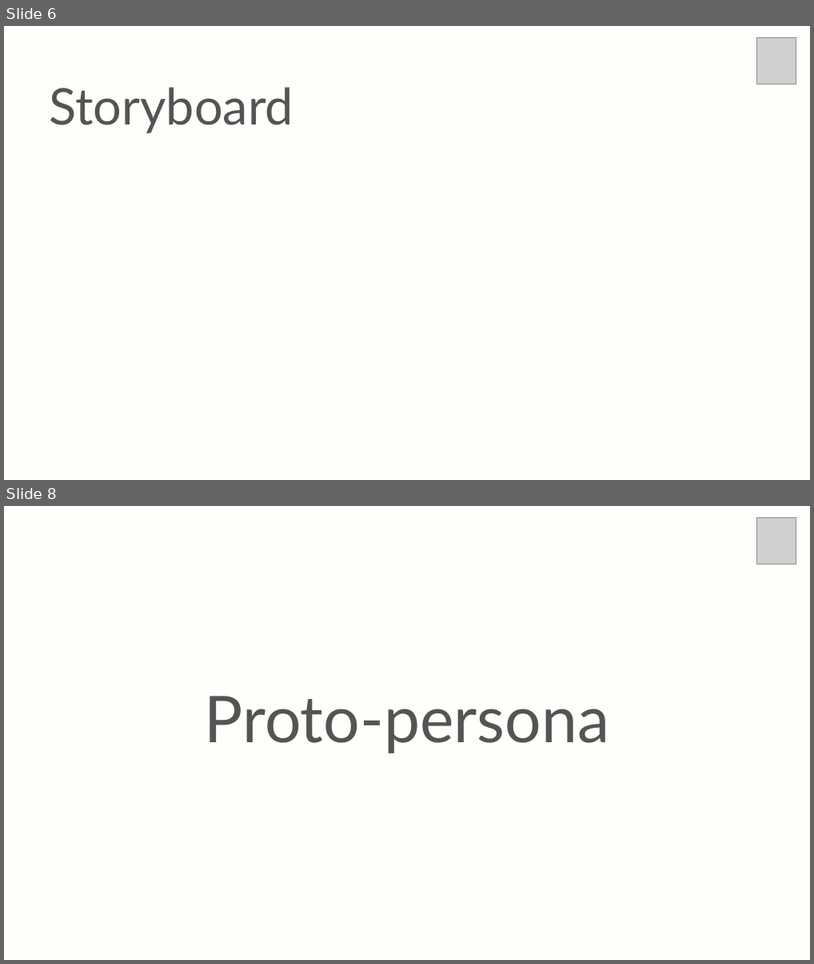
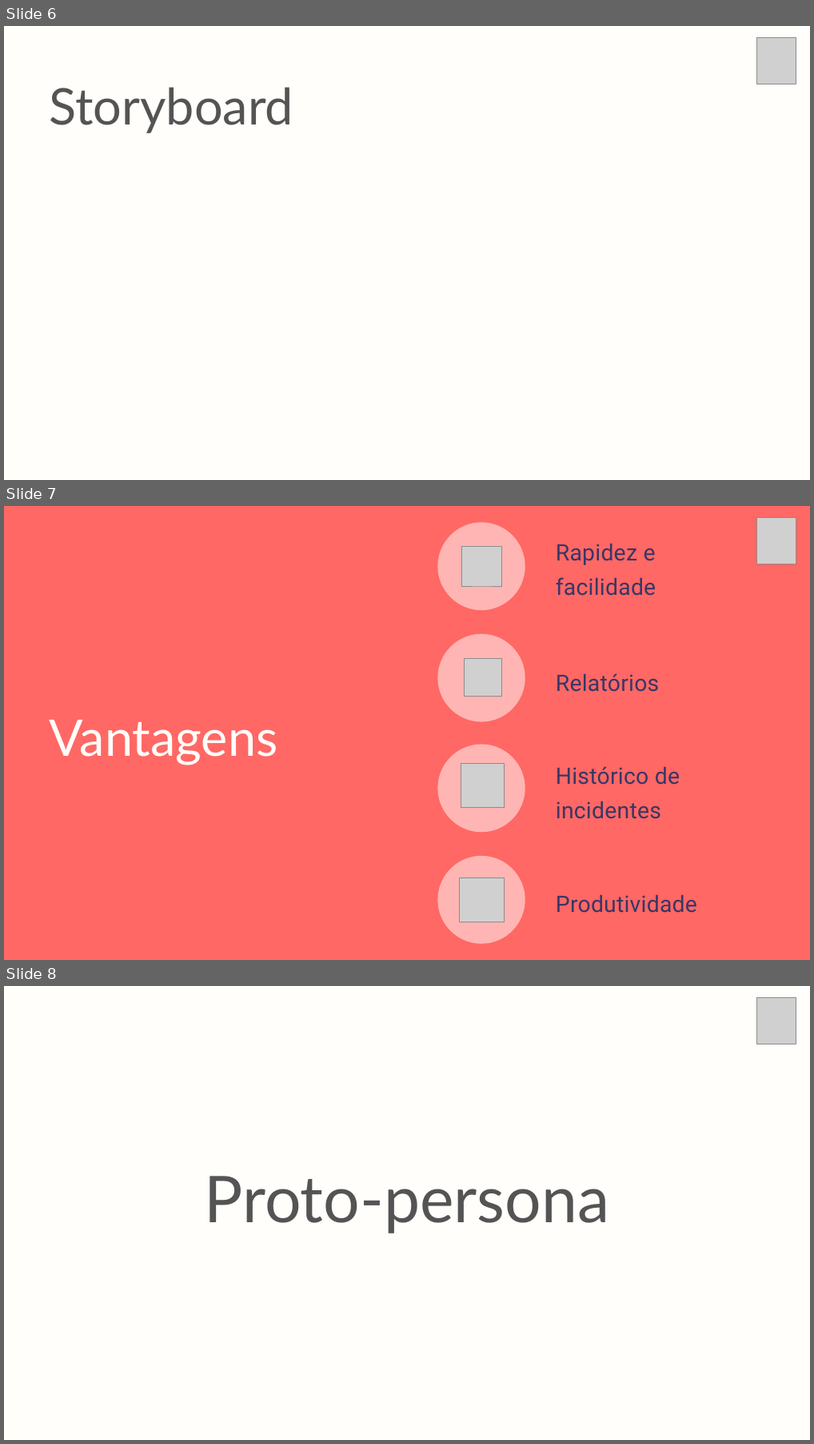
Before and after one commit to christian-raphael/Pyxis, a slide deck: Documentação/Pyxis.pptx. Shown one above the other, each under a label of ours: slides 6 and 8 before the commit, slides 6, 7 and 8 after it; the slides between them are not shown. The pictures are 814x964 and 814x1444 pixels, drawn with LibreOffice and Linux fonts; fonts in the diff are those of the drawing; grey boxes stand for pictures; background and template pictures are left out. Boxes give left, top, right and bottom in pixels: in the first picture for what was removed or moved away, otherwise in the second. Text is boxed around its words. In the diff, an @@ line names an element or a change of style, - is before the commit and + after.

```diff
--- a/Documentação/Pyxis.pptx
+++ b/Documentação/Pyxis.pptx
@@ slide 7 added at bbox=[4, 506, 810, 960], background picture (left out) @@
@@ freeform shape added at bbox=[438, 522, 526, 610], fill #FFB5B3 @@
@@ picture added at bbox=[757, 518, 796, 564] @@
@@ picture added at bbox=[462, 546, 501, 586] @@
@@ text added at bbox=[556, 543, 656, 596], 40.5 pt, text #393667 @@
+Rapidez e facilidade
@@ freeform shape added at bbox=[438, 634, 526, 722], fill #FFB5B3 @@
@@ picture added at bbox=[464, 659, 502, 696] @@
@@ text added at bbox=[556, 673, 659, 692], 40.5 pt, text #393667 @@
+Relatórios
@@ text added at bbox=[50, 720, 278, 765], 90 pt, text #FFFEFB @@
+Vantagens
@@ freeform shape added at bbox=[438, 744, 526, 832], fill #FFB5B3 @@
@@ picture added at bbox=[461, 764, 505, 807] @@
@@ text added at bbox=[556, 766, 680, 819], 40.5 pt, text #393667 @@
+Histórico de incidentes
@@ freeform shape added at bbox=[438, 856, 526, 944], fill #FFB5B3 @@
@@ picture added at bbox=[459, 877, 503, 922] @@
@@ text added at bbox=[556, 894, 698, 912], 40.5 pt, text #393667 @@
+Produtividade
```
Also in this commit, not shown: 1 other slide added, 2 slides removed, 4 other files.
